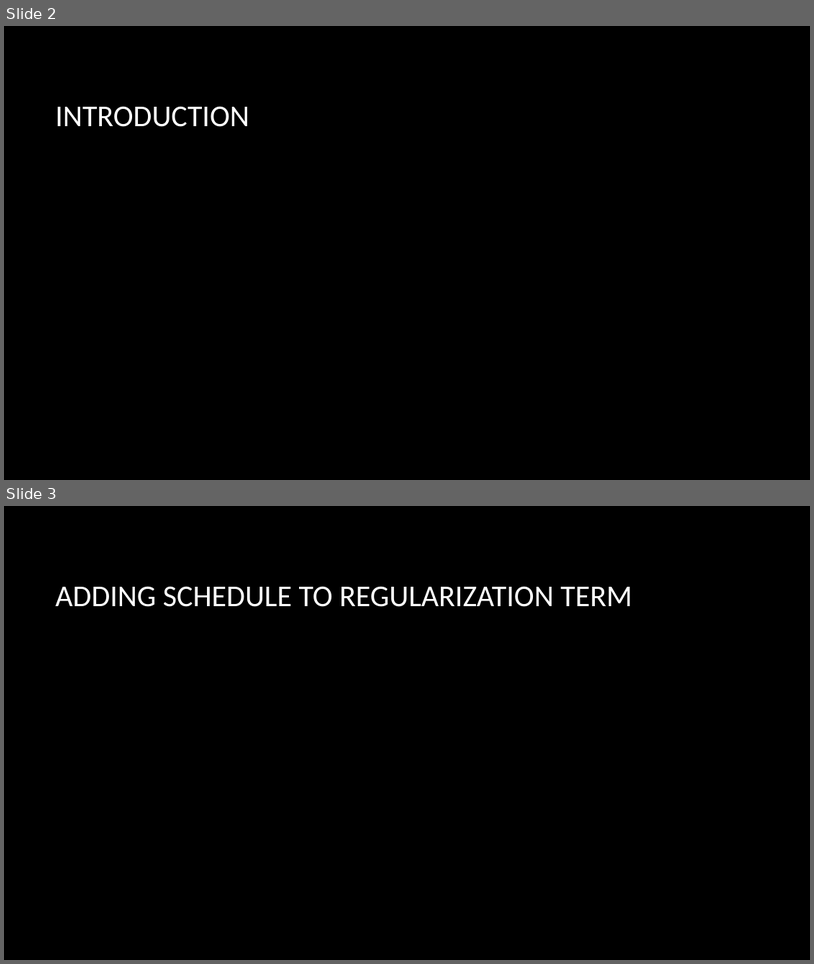
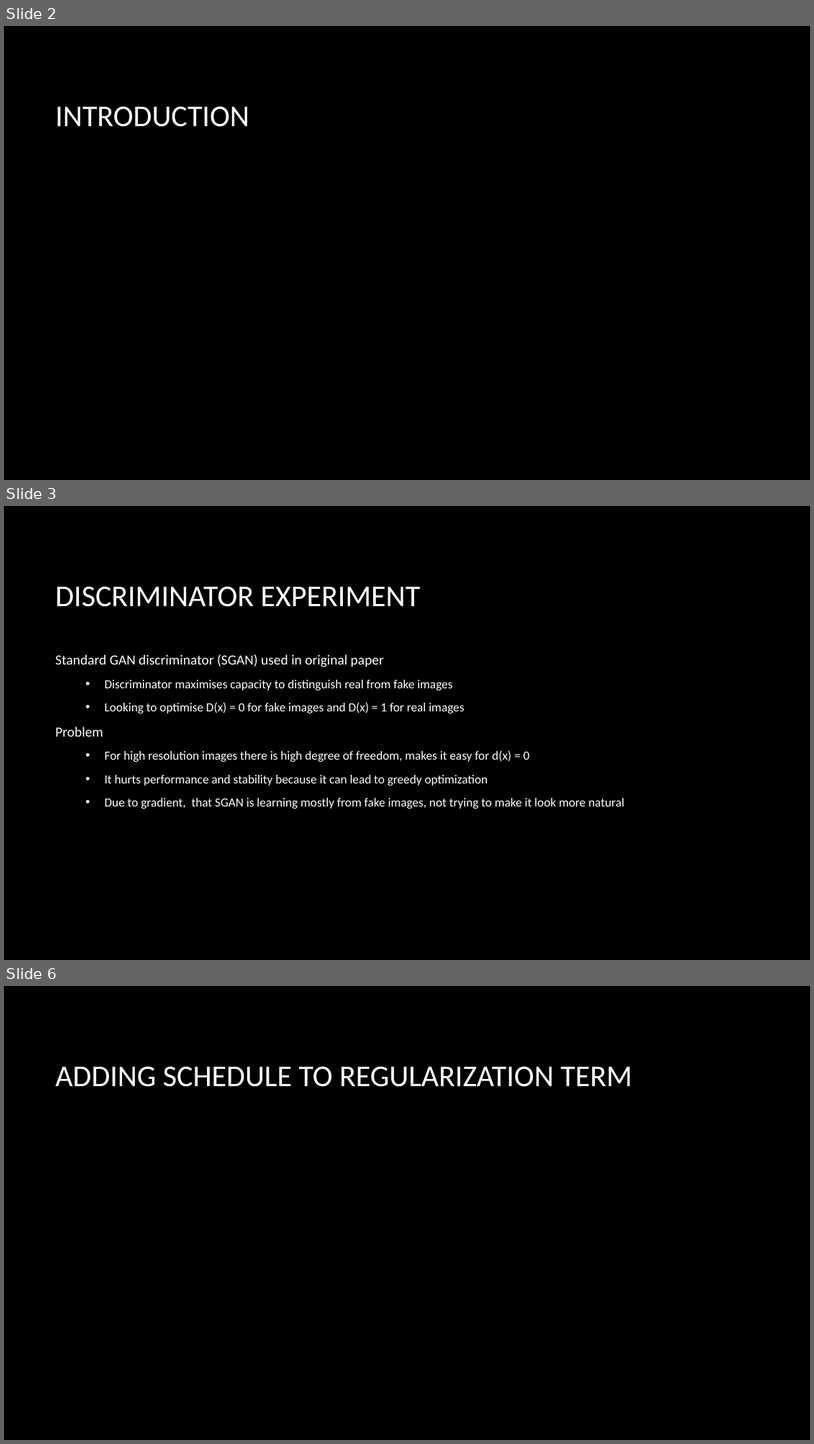
Before and after one commit to charlesabouhaidar/COMP473-Project, a slide deck: CycleGAN_simple/report_resources/COMP473_Project.pptx. Shown one above the other, each under a label of ours: slides 2 and 3 before the commit, slides 2, 3 and 6 after it; the slides between them are not shown. The pictures are 814x964 and 814x1444 pixels, drawn with LibreOffice and Linux fonts; fonts in the diff are those of the drawing; grey boxes stand for pictures; background and template pictures are left out. Boxes give left, top, right and bottom in pixels: in the first picture for what was removed or moved away, otherwise in the second. Text is boxed around its words. In the diff, an @@ line names an element or a change of style, - is before the commit and + after.

Commit message:
Added discriminator part to ppoint

```diff
--- a/CycleGAN_simple/report_resources/COMP473_Project.pptx
+++ b/CycleGAN_simple/report_resources/COMP473_Project.pptx
@@ slide 3 added at [4,506,810,960], background picture (left out) @@
@@ title added at [55,586,421,607], 36 pt, text #FFFFFF @@
+DISCRIMINATOR EXPERIMENT
@@ text added at [55,654,625,808], 14.8 pt, text #FFFFFF @@
+Standard GAN discriminator (SGAN) used in original paper
+  • Discriminator maximises capacity to distinguish real from fake images
+  • Looking to optimise D(x) = 0 for fake images and D(x) = 1 for real images
+Problem
+  • For high resolution images there is high degree of freedom, makes it easy for d(x) = 0
+  • It hurts performance and stability because it can lead to greedy optimization
+  • Due to gradient, that SGAN is learning mostly from fake images, not trying to make it look more natural
@@ what was slide 3 is now slide 6 @@
```
Also in this commit, not shown: 2 other slides added.
